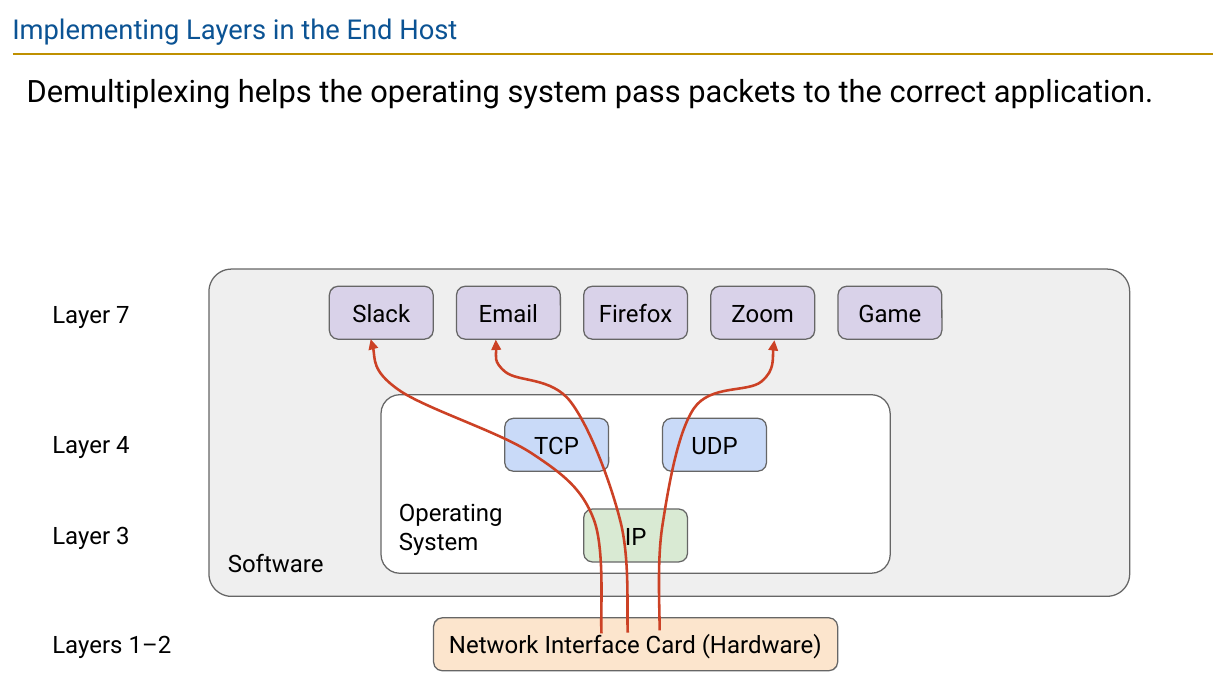
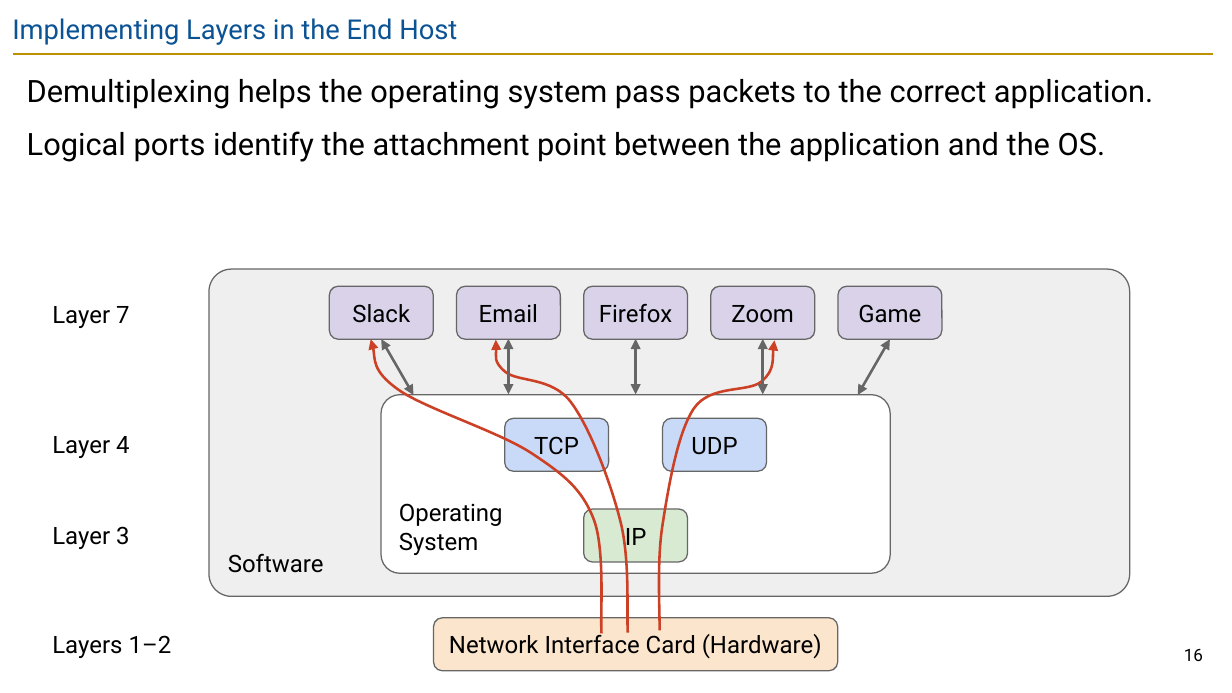
Before and after one commit to guhofstra/CSC175Sp26, a slide deck: slide 16 of PPTs/Lecture 2 - Internet Design Principles.pptx (slide 19 before the commit). Drawn at 1232x693 pixels with LibreOffice and Linux fonts; fonts in the diff are those of the drawing. Boxes give left, top, right and bottom in pixels: in the first picture for what was removed or moved away, otherwise in the second. Text is boxed around its words. In the diff, an @@ line names an element or a change of style, - is before the commit and + after.

```diff
--- a/PPTs/Lecture 2 - Internet Design Principles.pptx
+++ b/PPTs/Lecture 2 - Internet Design Principles.pptx
@@ text at [27, 131, 1106, 162]: paragraph added @@
+Logical ports identify the attachment point between the application and the OS.
@@ double arrow added from (381, 339) to (414, 395), #666666 1.5 pt @@
@@ double arrow added from (509, 339) to (509, 394), #666666 1.5 pt @@
@@ double arrow added from (636, 339) to (636, 394), #666666 1.5 pt @@
@@ double arrow added from (763, 339) to (763, 394), #666666 1.5 pt @@
@@ double arrow added from (890, 339) to (857, 395), #666666 1.5 pt @@
@@ page number added at [1184, 649, 1203, 661], 10 pt, text #000000 @@
+16
```
Also in this commit, not shown: 50 other slides changed, 12 slides removed, 46 other files.
